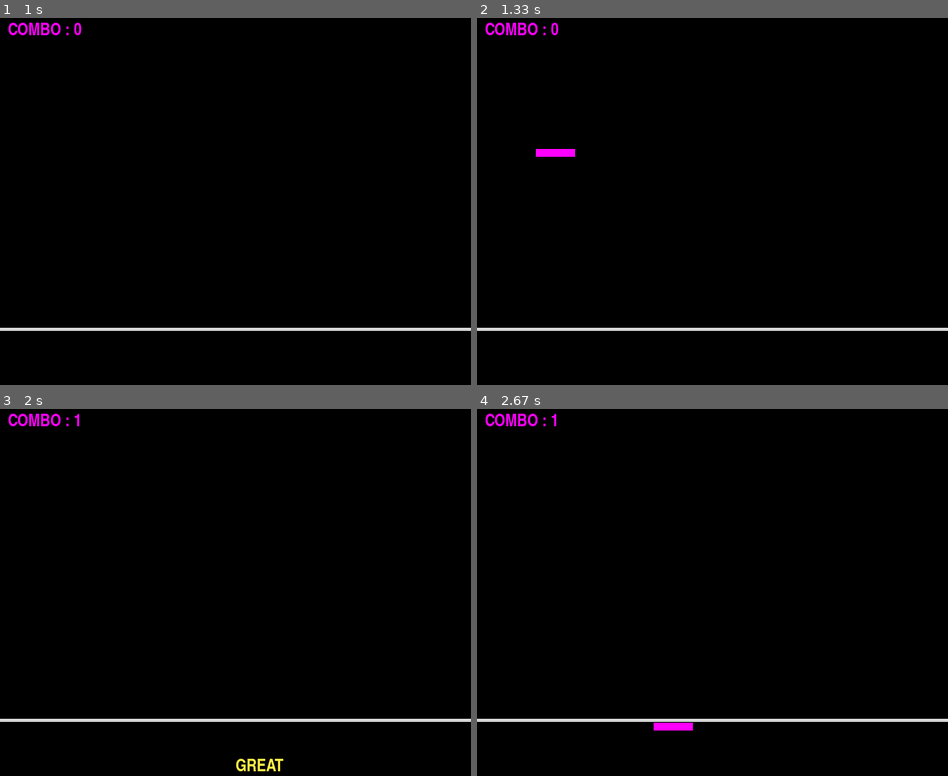
Above: before the commit, frames 1-4 (two rows, left to right).
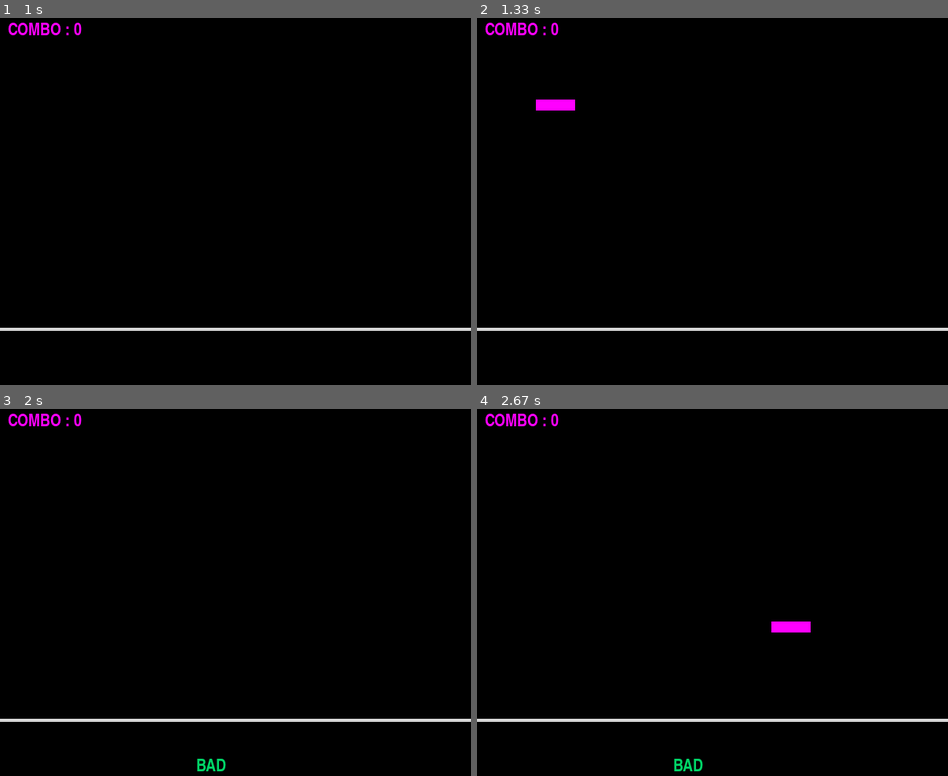
Above: after the commit, the same moments.

Repository: lsm2714/rerorerorerorerorerorero
Game: pygame game, started from pygame_rhythm.py
Same seed, same stepped clock (60 frames per second), same inputs: the game is played once before the commit and once after it.
Inputs:
- Up to frame 1 (1 s): hold D from 0.83 s (still down)
- Up to frame 2 (1.33 s): release D at 1.3 s
- Up to frame 3 (2 s): hold A 1.33-1.87 s
- Up to frame 4 (2.67 s): hold A 2.23-2.63 s

Frame 1 is identical in both runs. In frame 2, 0.4% of the frame differs, in the area x 12-21%, y 22-38%; in frame 3, 0.4%; in frame 4, 0.6%, in the area x 15-71%, y 1-99%.

Commit message:
파이리즈무 복습

Diff:
--- a/pygame_rhythm.py
+++ b/pygame_rhythm.py
@@ -1,47 +1,47 @@
 # pygame 모듈 불러오기
 import pygame
 
-# 원활한 실행을 위해 init()로 pygame 초기화
+# 원활한 실행을 위해 init()으로 pygame 초기화
 pygame.init()
 
 # 화면 크기 설정
 WINDOW_WIDTH = 600
 WINDOW_HEIGHT = 500
 
-# 콤보 텍스트 설정
-COMBO = 0
-
-# 판정 시간, 판정 텍스트 미리 설정
-judgement_time = 0
-judgement_text = ''
-
 # FPS 설정
 clock = pygame.time.Clock()
 
-# 음악 넣기
+# 음악 설정
 pygame.mixer.music.load('INSOMNIA.mp3')
 pygame.mixer.music.set_volume(0.4)
 pygame.mixer.music.play()
 
-# 화면 크기 적용, 이름 설정하기
+# 콤보 설정
+COMBO = 0
+
+# 판정 텍스트, 판정 시간 설정
+judgement_time = 0
+judgement_text = ''
+
+# 판정, 콤보 텍스트 폰트 설정
+impact_font = pygame.font.SysFont('impact', 20)
+
+# 화면 크기 적용, 이름 설정
 display_surface = pygame.display.set_mode((WINDOW_WIDTH, WINDOW_HEIGHT))
 pygame.display.set_caption('파이리즈무 : INSOMNIA')
 
-# 판정 폰트 설정
-impact_font = pygame.font.SysFont('impact', 20)
-
-# 노트 리스트 설정 : 시간, x, y 좌표
+# 노트 리스트 설정
 notes = [
     {'time' : 1000, 'x' : 75, 'y' : -50},
-    {'time' : 2000, 'x' : 225, 'y' : -50},
-    {'time' : 3000, 'x' : 375, 'y' : -50},
+    {'time' : 3000, 'x' : 225, 'y' : -50},
+    {'time' : 2000, 'x' : 375, 'y' : -50},
     {'time' : 4000, 'x' : 525, 'y' : -50}
 ]
 
-# 현재 떨어지는 노트를 따로 분리할 리스트 선언
+# 떨어질 때의 노트 리스트 설정
 falling_notes = []
 
-# ASDF 키 리스트 설정
+# 키 리스트 설정
 key_maps = {
     pygame.K_a : 75,
     pygame.K_s : 225,
@@ -49,82 +49,77 @@
     pygame.K_f : 525
 }
 
-# 화면이 계속 실행될 수 있게 while 반복문으로 True 조건 실행하기
+# 화면이 계속 출력될 수 있도록 while 반복문에 True 조건 설정
 running = True
 while running :
-    # 현재 시간 저장
-    current_time = pygame.time.get_ticks()
+    current_time = pygame.time.get_ticks() # 현재 흘러가는 시간을 변수에 실시간으로 저장
 
     for event in pygame.event.get() :
         if event.type == pygame.QUIT :
             running = False
 
-    # for 반복문 활용하여 특정 시간이 되면 떨어지는 노트 따로 분리, 원래 리스트의 노트를 삭제
+    # 화면 fill() 로 칠해서 노트 등이 보이게 하기
+    display_surface.fill((0, 0, 0))
+
+    # 특정 시간이 되면 떨어지기 전의 노트를 삭제하고 falling_notes리스트에 따로 저장하기
     for note in notes[:] :
         if current_time >= note['time'] :
             falling_notes.append(note)
             notes.remove(note)
 
-    # 화면 검은색으로 덮어서 이미지가 움직일 때 겹쳐 보이지 않게 하기
-    display_surface.fill((0, 0, 0))
-
-    # 떨어지는 노트 그리기, 이동 속도 설정 (시간 기반)
-    NOTE_SPEED = 0.7 # 속도 설정 (곱할 것이기 때문에 1 이하가 적당)
+    # falling_notes 리스트에 있는 노트 아래로 떨어뜨리기 (시간 기반)
+    NOTE_SPEED = 0.5
     for note in falling_notes :
-        # 노트 시작 변수는 현재 시간 - 특정 시간 을 해서 값이 점점 커지게 하기
-        time_since_note_start = current_time - note['time']
-        # 노트가 떨어지는 속도 설정
+        time_since_note_start = current_time - note['time'] # 현재 시간 - 특정 시간을 설정하여 0부터 증가하는변수 만들기
         note['y'] = -50 + NOTE_SPEED * time_since_note_start
-        # 사각형의 노트 그리기
-        pygame.draw.rect(display_surface, (255, 0, 255), (note['x'], note['y'], 50, 10))
+        pygame.draw.rect(display_surface, (255, 0, 255), (note['x'], note['y'], 50, 14))
 
         # 키 설정
-        keys = pygame.key.get_pressed() # 누른 키를 실시간으로 keys 변수에 전달
-
-        # 노트 판정, 판정 텍스트 출력
+        keys = pygame.key.get_pressed()
+        # 노트 판정, 콤보 수 증가 설정
         for key, x in key_maps.items() :
-            if keys[key] : # 여기서 누른 키의 값에 따라 그에 맞는 x값을 가져온다.
+            if keys[key] :
                 for note in falling_notes[:] :
-                    if abs(note['x'] - x) < 5 and abs(note['y'] - 400) < 30 :
-                        offset = note['y'] - 400
-                        abs_offset = abs(offset) # 절댓값으로 바꿔주는 이유 :
-                        # 이게 바꾸기 전( 그냥 offset 값으로 판정 설정 )에서는 371의 위치에서 클릭해도 PERFECT가 떴던 건
-                        # 371 - 400 = -29 로 첫 번째 if 조건식 ( < 10 )과 일치하니까 PERFECT가 출력됬던거고 이제 이걸 절댓값으로 바꾸니까
-                        # -가 사라져서 맨 위에서 클릭하면 29가 되서 MISS 출력
-                        # 옵셋 값에 따라 판정 텍스트, 콤보 설정
+                    if abs(note['x'] - x) < 5 and abs(note['y'] - 400) < 35 :
+                        # abs()로 +로 바꿔주지 않으면 -34도 아래 조건에 의해 PERFECT가 출력되기 때문에 abs() 절댓값 함수로 값을 바꿔줘야 한다.
+                        abs_offset = abs(note['y'] - 400)
+                        # 판정 텍스트, 콤보 설정
                         if abs_offset < 10 :
                             COMBO += 1
                             judgement_text = 'PERFECT'
-                            result_text = impact_font.render(judgement_text, True, (255, 0, 255), None)
+                            result_surface = impact_font.render(judgement_text, True, (255, 0, 255), None)
                         elif abs_offset < 20 :
                             COMBO += 1
-                            judgement_text = 'GREAT'
-                            result_text = impact_font.render(judgement_text, True, (255, 240, 71), None)
+                            judgement_text = 'GOOD'
+                            result_surface = impact_font.render(judgement_text, True, (214, 214, 0), None)
                         else :
                             COMBO = 0
-                            judgement_text = 'MISS'
-                            result_text = impact_font.render(judgement_text, True, (214, 214, 214), None)
-                        # 위의 조건식이 True이면 ASDF 중 하나 누른 후 note 삭제
-                        judgement_time = current_time # 노트 삭제와 동시에 노트가 사라지니까 위의 조건식이 초기화가 되어서 딱 그 순간의 값이 저장됨
+                            judgement_text = 'BAD'
+                            result_surface = impact_font.render(judgement_text, True, (0, 214, 104), None)
+                        # 위 조건이 참일 시 노트 삭제
                         falling_notes.remove(note)
-                        break # 오류 방지
+                        judgement_time = current_time
+                        break
+                    # 키를 클릭하고 노트를 삭제하고 break를 걸면 위의 조건식이 False가 되므로
+                    # 딱 그 시간의 값이 judgement_time에 저장된다.
+                    # break를 걸면 다시 키를 누르기 전까지 위 조건식이 거짓이 되므로 두 개의 노트가 동시에 판정되는 오류를 막을 수 있다.
 
     # 판정선 그리기
     pygame.draw.line(display_surface, (214, 214, 214), (0, 400), (WINDOW_WIDTH, 400), 4)
 
-    # 판정 텍스트 출력 (1초 동안)
-    if current_time - judgement_time < 1000 and judgement_text :
-        display_surface.blit(result_text, (300, 450))
-
-    # 콤보 수 출력
+    # 콤보 텍스트 설정
     combo_text = impact_font.render(f'COMBO : {COMBO}', True, (255, 0, 255), None)
     display_surface.blit(combo_text, (10, 10))
 
-    # 화면 계속 업데이트
+    # 판정 텍스트 출력 (1초 동안)
+    if current_time - judgement_time < 1000 and judgement_text :
+        display_surface.blit(result_surface, (250, 450))
+
+    # 화면 업데이트
     pygame.display.update()
 
     # FPS 설정
     clock.tick(60)
 
-# 화면의 원활한 종료를 위해 quit() 설정
+# 원활한 종료를 위해 quit() 설정
 pygame.quit()
